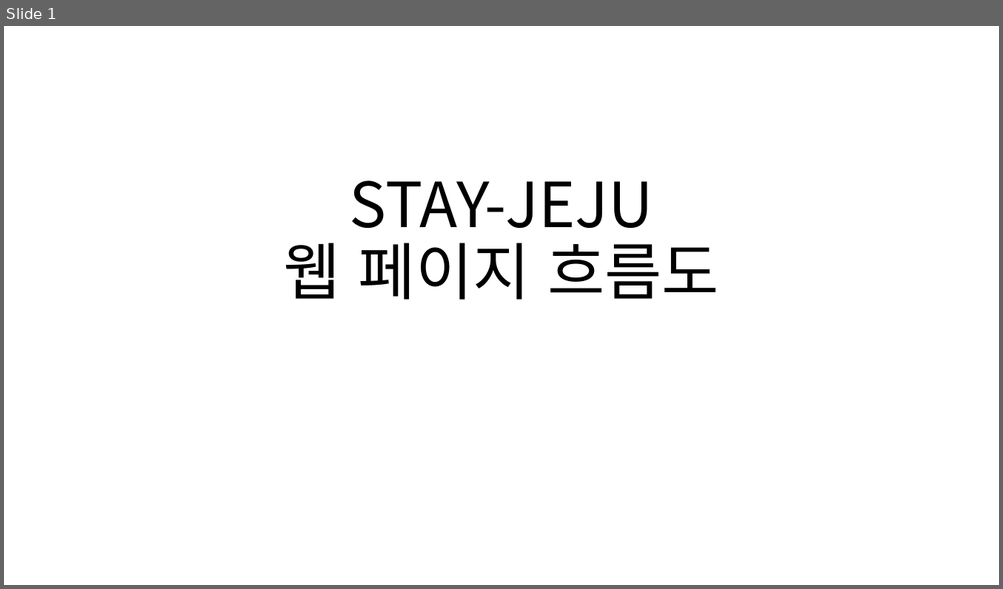
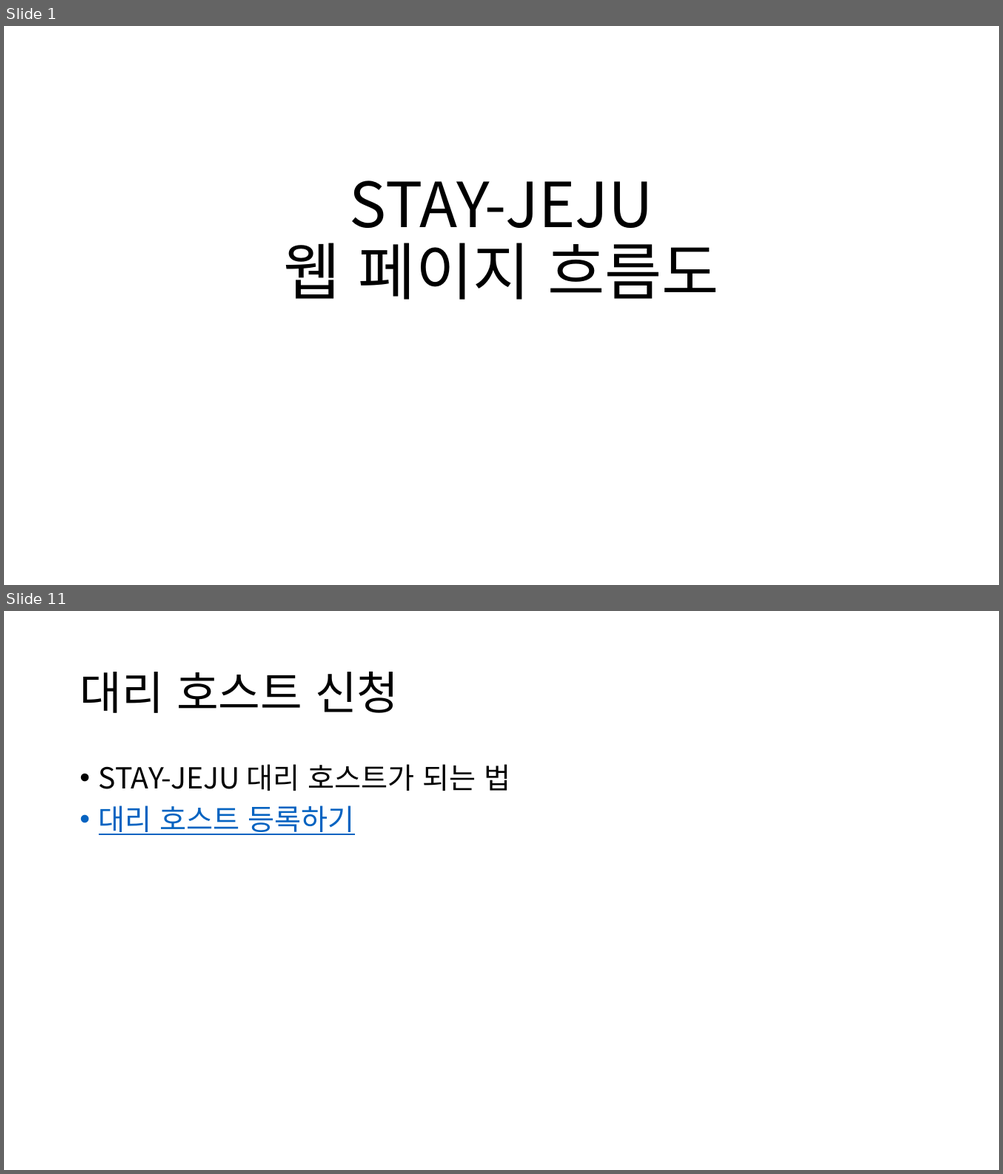
Before and after one commit to chyoojun/stay-jeju, a slide deck: doc/웹 페이지 흐름도.pptx. Shown one above the other, each under a label of ours: slide 1 before the commit, slides 1 and 11 after it; the slides between them are not shown. The pictures are 1003x589 and 1003x1174 pixels, drawn with LibreOffice and Linux fonts; fonts in the diff are those of the drawing. Boxes give left, top, right and bottom in pixels: in the first picture for what was removed or moved away, otherwise in the second. Text is boxed around its words. In the diff, an @@ line names an element or a change of style, - is before the commit and + after.

```diff
--- a/doc/웹 페이지 흐름도.pptx
+++ b/doc/웹 페이지 흐름도.pptx
@@ slide 11 added at (4, 611, 999, 1170), background #FFFFFF @@
@@ title added at (79, 671, 398, 713), 44 pt, text #000000 @@
+대리 호스트 신청
@@ text added at (99, 764, 510, 835), 28 pt, text #000000 @@
+• STAY-JEJU 대리 호스트가 되는 법
+• 대리 호스트 등록하기
```
Also in this commit, not shown: 14 other slides added, 1 slide removed.
